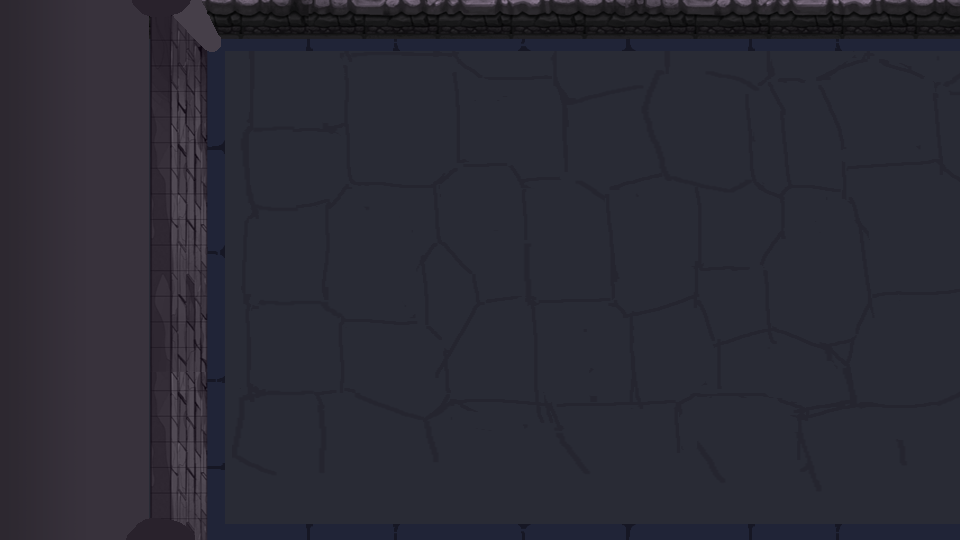
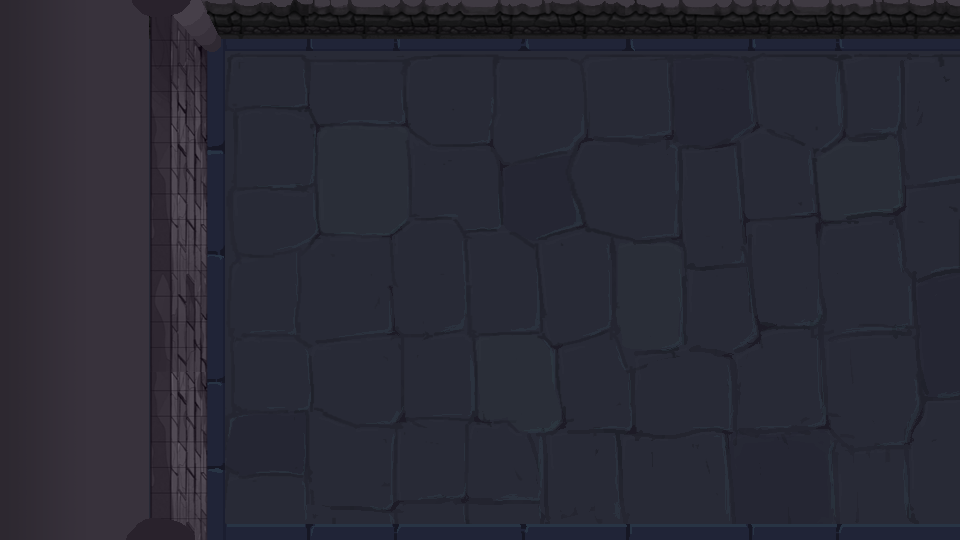
The second (960, 540) image is a revision of the first. Changes to its layers:
added layer "图层 21" above "图层 11" over [183, 0, 226, 57]
removed layer "图层 4" (was hue, 77%) over [183, 0, 960, 540]
added layer "图层 20" above "图层 1" over [201, 0, 960, 7]
painted on "图层 1" over [183, 0, 960, 39]
renamed "图层 6" to "图层 19", moved it above "图层 7 拷贝 2", painted on it over [205, 35, 960, 540]
painted on "图层 7 拷贝 2" over [204, 30, 842, 470]
added layer "图层 18" above "图层 6 拷贝 2" over [223, 39, 960, 540]
painted on "图层 6 拷贝 2" over [205, 31, 960, 540]
removed layer "图层 7 拷贝" over [306, 39, 842, 66]
removed layer "图层 6 拷贝" over [225, 39, 960, 51]
removed layer "图层 7" over [207, 140, 240, 470]
added layer "图层 15" (20%) above "图层 13" over [228, 63, 960, 524]
added layer "图层 13" (screen, 5%) above "图层 14" over [227, 55, 960, 512]
added layer "图层 14" above "图层 5 拷贝 2" over [305, 93, 923, 512]
added layer "图层 5 拷贝 2" (32%) above "图层 5 拷贝" over [219, 37, 960, 540]
added layer "图层 5 拷贝" (33%) above "图层 5" over [219, 37, 960, 540]
hid "图层 5", opacity 23% → 10%, painted on it over [219, 0, 960, 540]
added layer "图层 17" (50%) above "图层 16" over [224, 57, 960, 535]
added layer "图层 16" (10%) above "图层 2" over [318, 125, 904, 524]
painted on "图层 2" over [183, 0, 960, 540]
